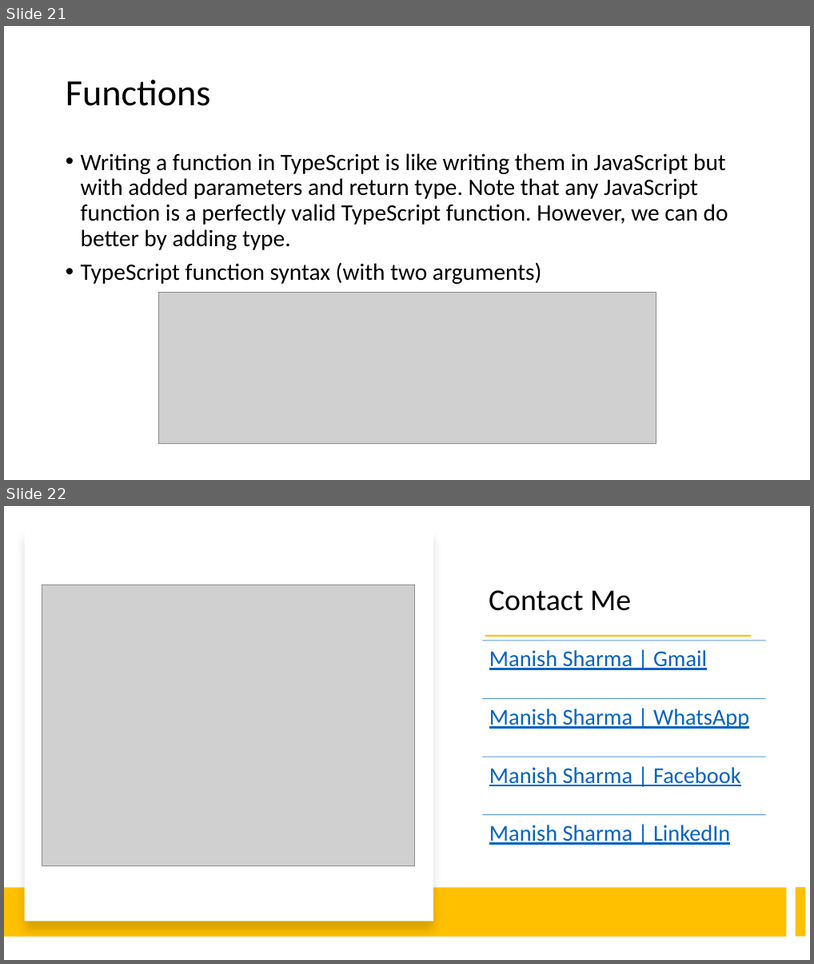
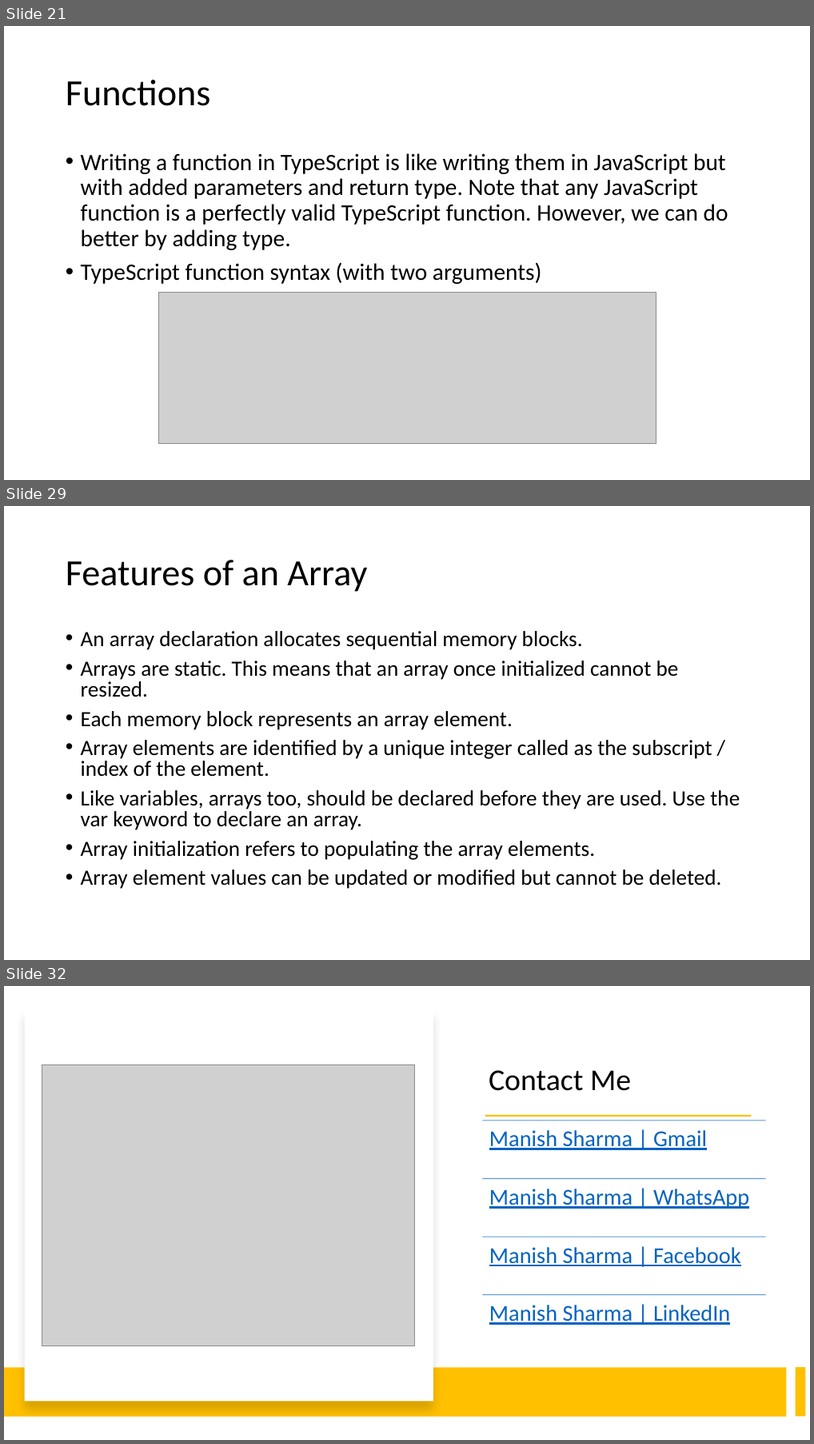
Before and after one commit to manishvbn/TypeScript_Jul22, a slide deck: Notes/TypeScript.pptx. Shown one above the other, each under a label of ours: slides 21 and 22 before the commit, slides 21, 29 and 32 after it; the slides between them are not shown. The pictures are 814x964 and 814x1444 pixels, drawn with LibreOffice and Linux fonts; fonts in the diff are those of the drawing; grey boxes stand for pictures. Boxes give left, top, right and bottom in pixels: in the first picture for what was removed or moved away, otherwise in the second. Text is boxed around its words. In the diff, an @@ line names an element or a change of style, - is before the commit and + after.

```diff
--- a/Notes/TypeScript.pptx
+++ b/Notes/TypeScript.pptx
@@ slide 29 added at bbox=[4, 506, 810, 960], background #FFFFFF @@
@@ title added at bbox=[66, 560, 367, 592], 44 pt, text #000000 @@
+Features of an Array
@@ text added at bbox=[81, 631, 740, 888], 25.9 pt, text #000000 @@
+• An array declaration allocates sequential memory blocks.
+• Arrays are static. This means that an array once initialized cannot be resized.
+• Each memory block represents an array element.
+• Array elements are identified by a unique integer called as the subscript / index of the element.
+• Like variables, arrays too, should be declared before they are used. Use the var keyword to declare an array.
+• Array initialization refers to populating the array elements.
+• Array element values can be updated or modified but cannot be deleted.
@@ what was slide 22 is now slide 32 @@
```
Also in this commit, not shown: 9 other slides added.
